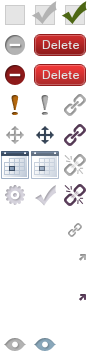
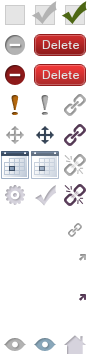
The second 90px x 360px image is a revision of the first. Changes to its layers:
added group "home" with 1 layers above "background" over [64, 335, 86, 354]
added layer "Home" in group "home" over [64, 335, 86, 354]
